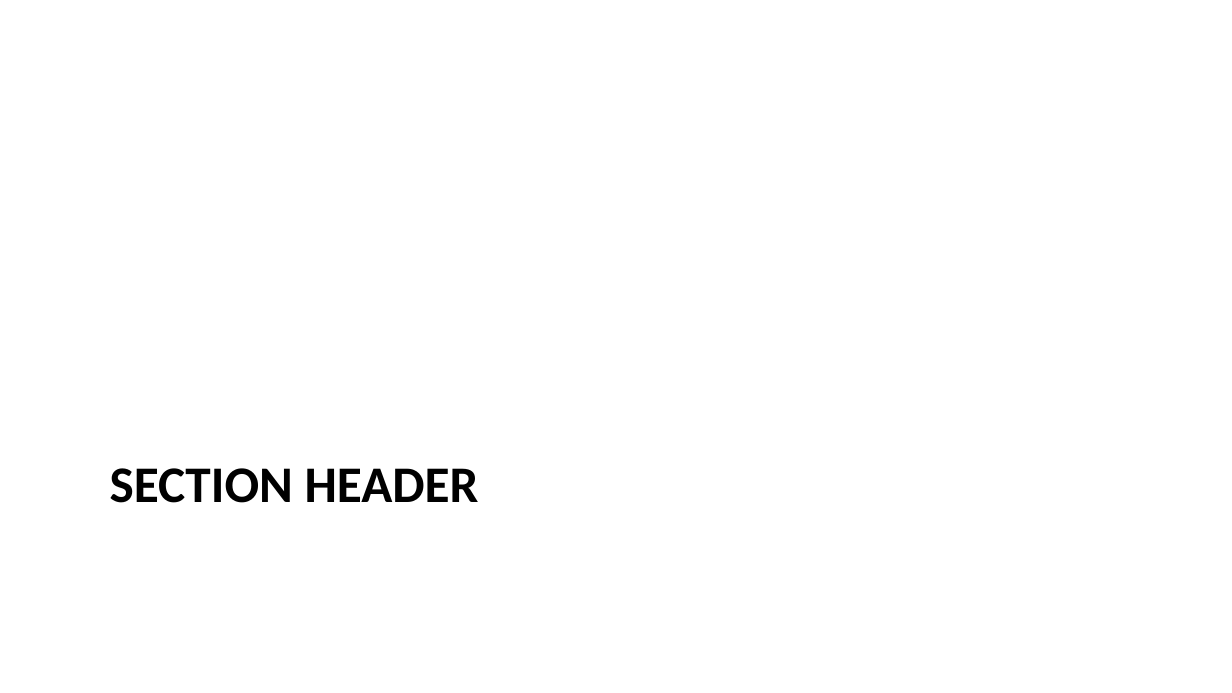
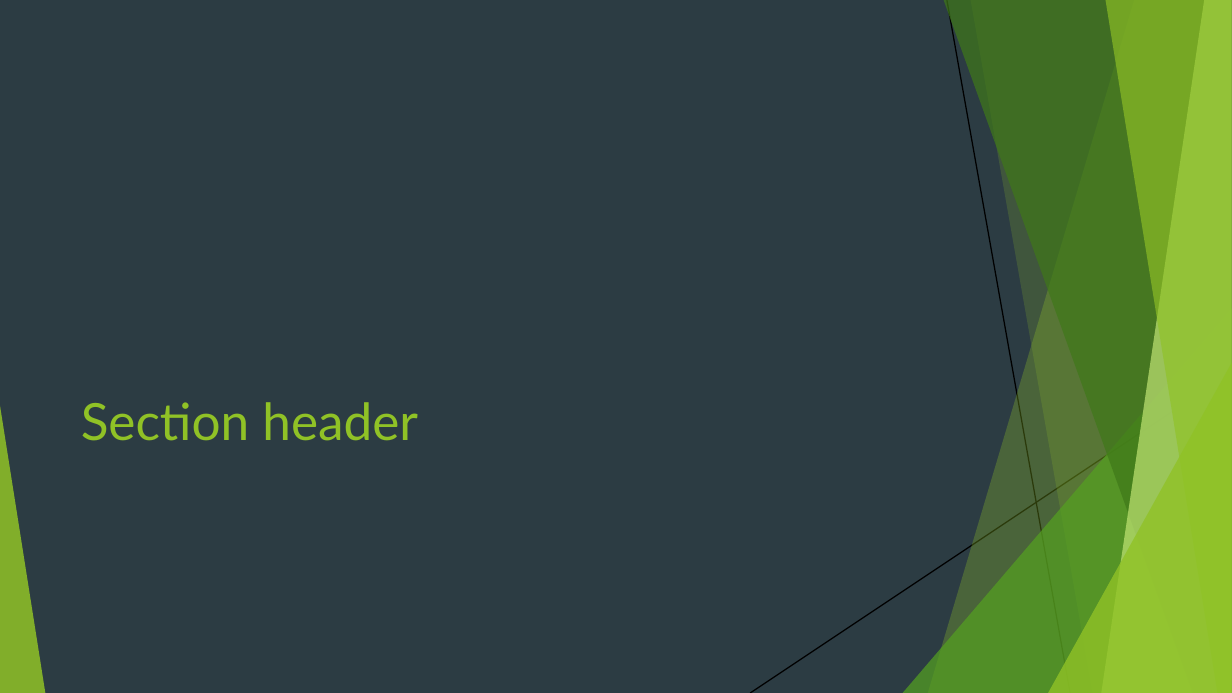
Before and after one commit to sun123zxy/sunquartex, a slide deck: slide 3 of _assets/suntemp-pre.pptx. Drawn at 1232x693 pixels with LibreOffice and Linux fonts; fonts in the diff are those of the drawing. Boxes give left, top, right and bottom in pixels: in the first picture for what was removed or moved away, otherwise in the second. Text is boxed around its words. In the diff, an @@ line names an element or a change of style, - is before the commit and + after.

```diff
--- a/_assets/suntemp-pre.pptx
+++ b/_assets/suntemp-pre.pptx
@@ background #FFFFFF to #2C3C43 @@
@@ title "Section header" at (x1=81, y1=402, x2=418, y2=441): vertical alignment top to bottom @@
@@ group added at (x1=0, y1=0, x2=1232, y2=693): 5 freeform shapes, 3 triangles, 2 lines @@
@@ title at (x1=81, y1=402, x2=418, y2=441): text changed; font Calibri to Lato; text colour #000000 to #90C226; bold off @@
-SECTION HEADER
+Section header
```
Also in this commit, not shown: 3 other slides changed, 4 other files.
